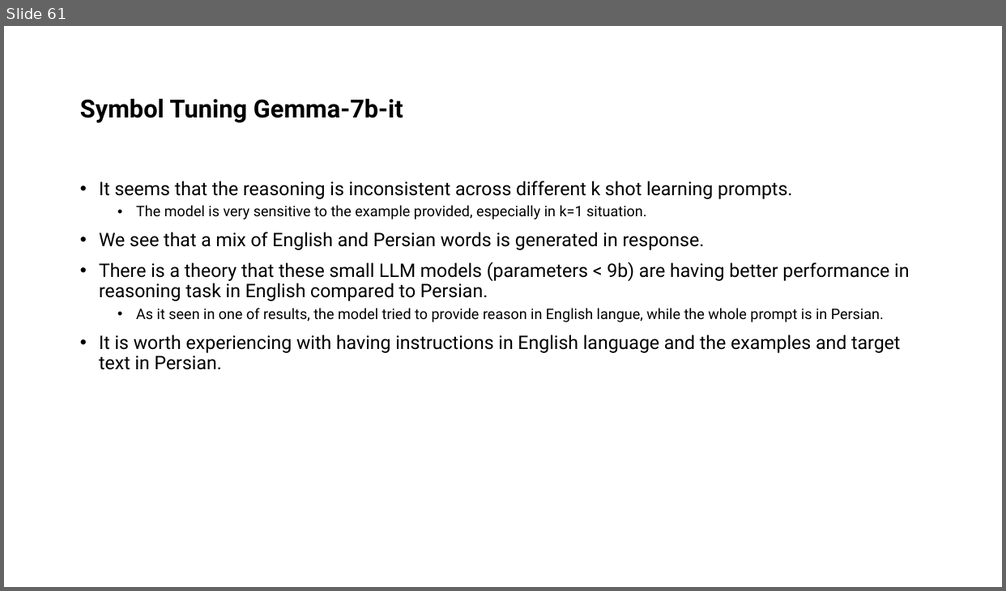
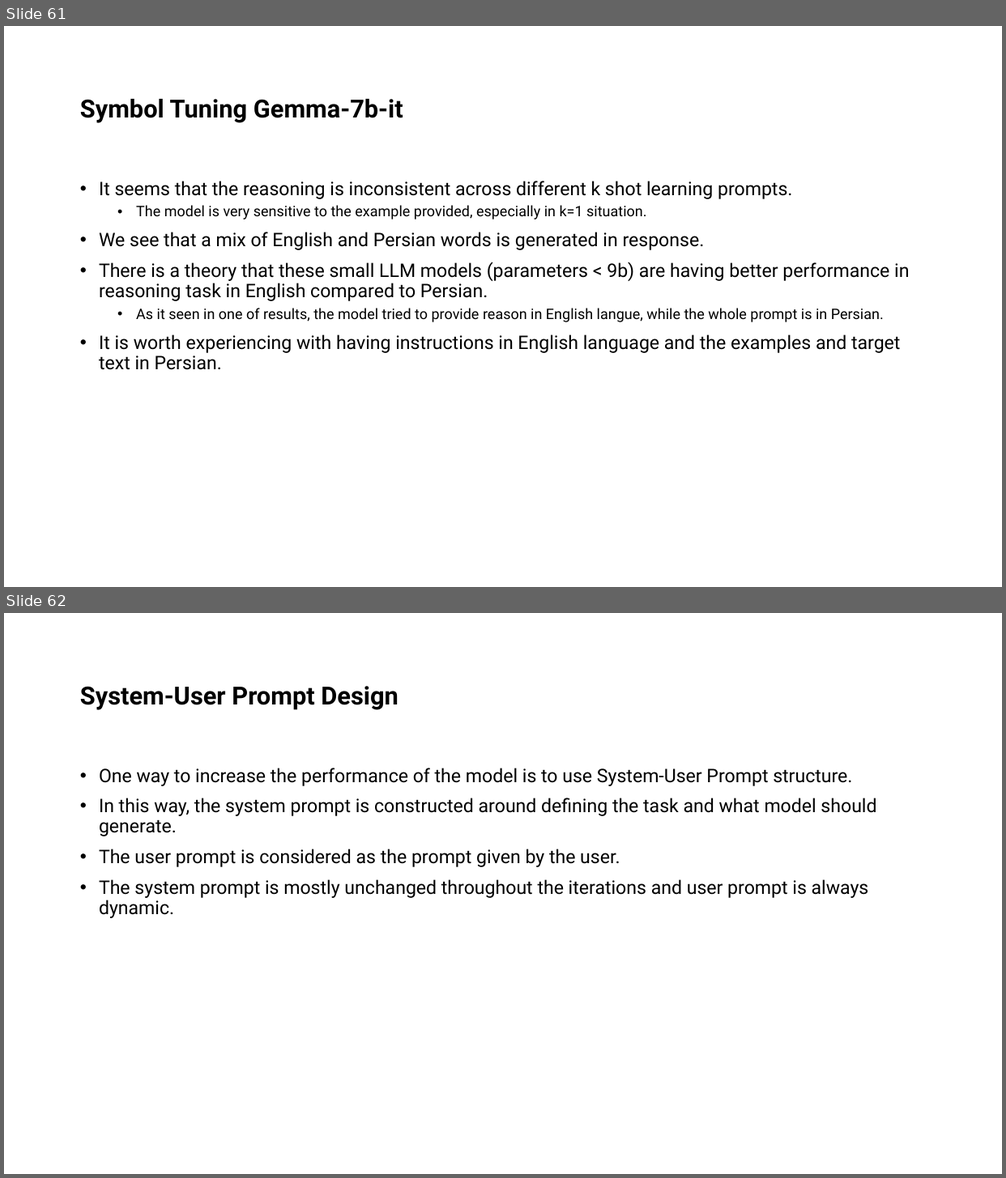
Before and after one commit to ShayanSalehi81/BachelorProject, a slide deck: Slides/Symbol Tuning.pptx. Shown one above the other, each under a label of ours: slide 61 before the commit, slides 61 and 62 after it. The pictures are 1006x591 and 1006x1178 pixels, drawn with LibreOffice and Linux fonts; fonts in the diff are those of the drawing. Boxes give left, top, right and bottom in pixels: in the first picture for what was removed or moved away, otherwise in the second. Text is boxed around its words. In the diff, an @@ line names an element or a change of style, - is before the commit and + after.

Commit message:
Add System-User Prompt & Result

```diff
--- a/Slides/Symbol Tuning.pptx
+++ b/Slides/Symbol Tuning.pptx
@@ slide 62 added at (x1=4, y1=613, x2=1002, y2=1174), background #FFFFFF @@
@@ title added at (x1=80, y1=686, x2=398, y2=710), 24 pt, text #000000, bold @@
+System-User Prompt Design
@@ text added at (x1=99, y1=768, x2=876, y2=918), 18 pt, text #000000 @@
+• One way to increase the performance of the model is to use System-User Prompt structure.
+• In this way, the system prompt is constructed around defining the task and what model should generate.
+• The user prompt is considered as the prompt given by the user.
+• The system prompt is mostly unchanged throughout the iterations and user prompt is always dynamic.
```
Also in this commit, not shown: 5 other slides added, 5 other files.
